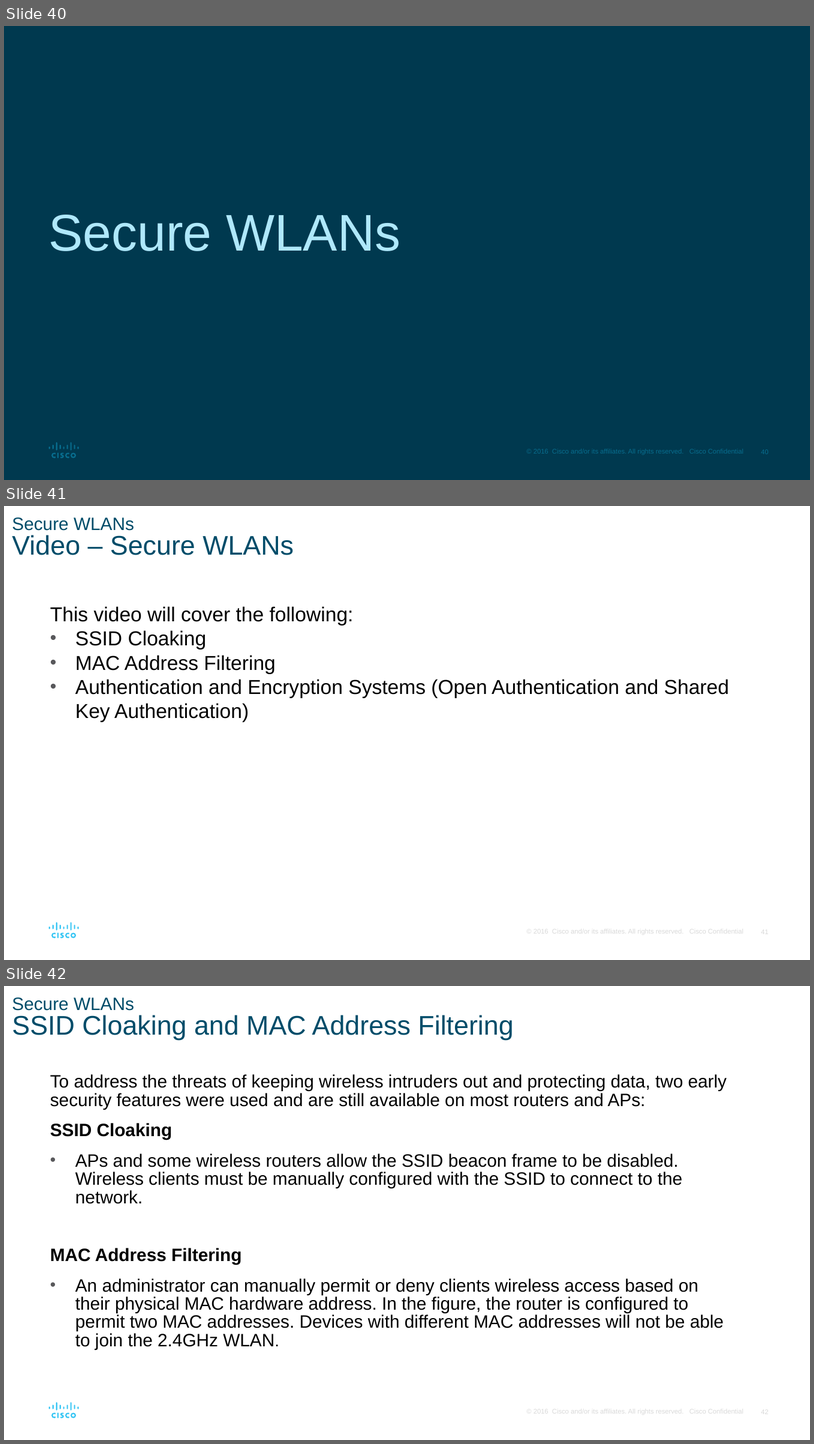
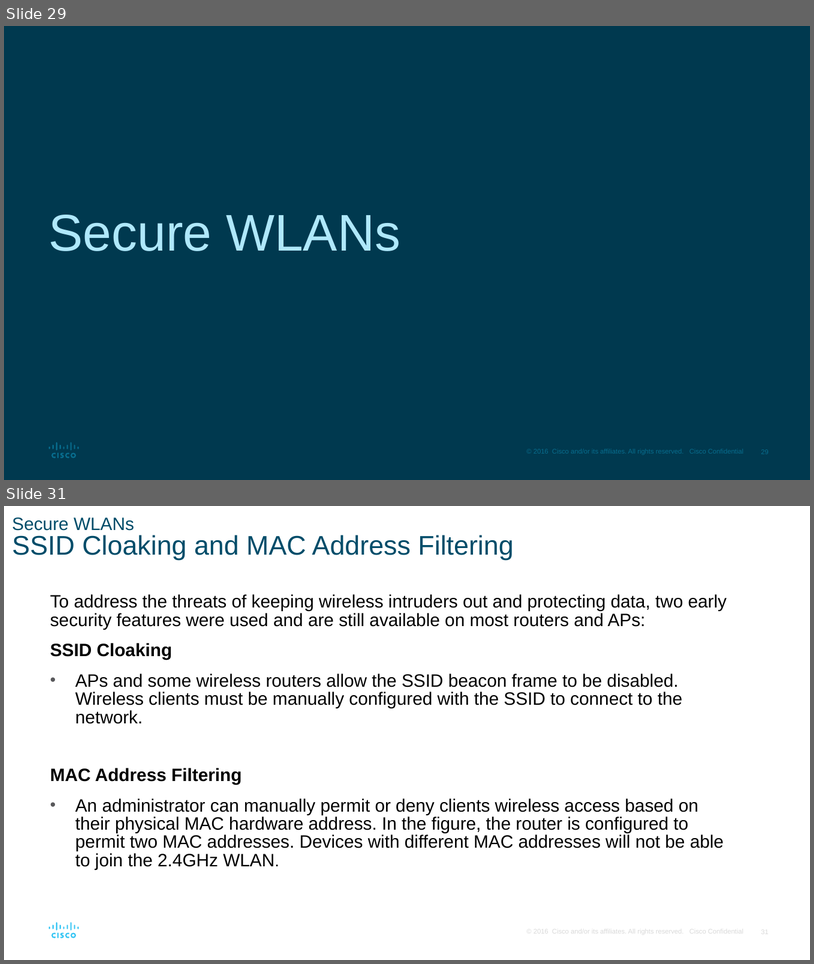
Before and after one commit to ECUbakers/PKH-2154, a slide deck: module5/SRWE_Module_12_talking points.pptx. Shown one above the other, each under a label of ours: slides 40, 41 and 42 before the commit, slides 29 and 31 after it; the slides between them are not shown. The pictures are 814x1444 and 814x964 pixels, drawn with LibreOffice and Linux fonts; fonts in the diff are those of the drawing. Boxes give left, top, right and bottom in pixels: in the first picture for what was removed or moved away, otherwise in the second. Text is boxed around its words. In the diff, an @@ line names an element or a change of style, - is before the commit and + after.

```diff
--- a/module5/SRWE_Module_12_talking points.pptx
+++ b/module5/SRWE_Module_12_talking points.pptx
@@ slide 41 removed at bbox=[4, 506, 810, 960], background #FFFFFF; not listed: 16 template elements that a slide beside it also shows @@
@@ title removed at bbox=[12, 517, 294, 555] @@
-Secure WLANs
-Video – Secure WLANs
@@ text removed at bbox=[50, 606, 729, 721] @@
-This video will cover the following:
-• SSID Cloaking
-• MAC Address Filtering
-• Authentication and Encryption Systems (Open Authentication and Shared Key Authentication)
@@ what was slide 40 is now slide 29 @@
@@ page number at bbox=[761, 449, 768, 454]: text changed @@
-40
+29
@@ what was slide 42 is now slide 31 @@
@@ page number at bbox=[761, 928, 768, 936]: text changed @@
-42
+31
```
Also in this commit, not shown: 6 slides changed, 11 other slides removed, 1 other file.
